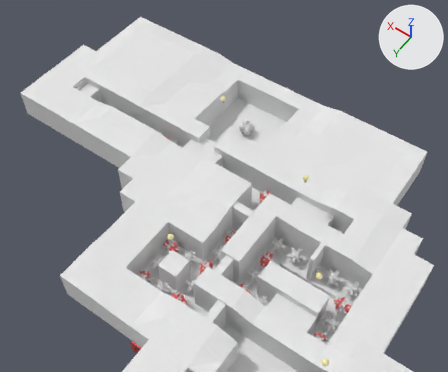
What one commit did to the Blender file etc/blend/levels/DeadEnd.blend.
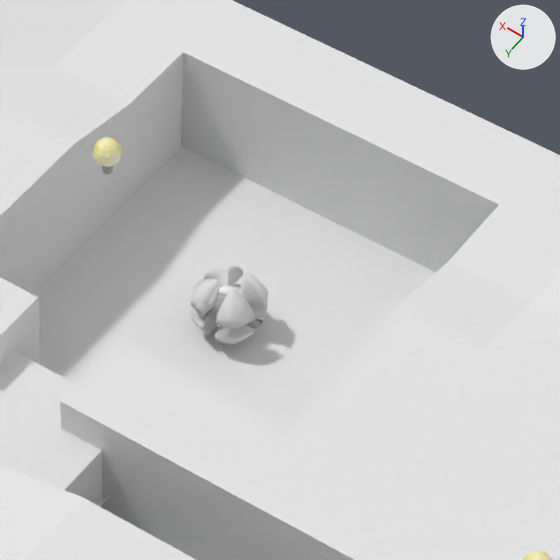
Each version appears first from a 50 mm lens placed at (-11.68, 8.9, 25.36), pointed at (0.6, -8.29, -1.66), and next in a close-up on the part from 45% to 69% of the width and 19% to 48% of the height. The lights are fixed; the arrows at upper right show +X, +Y and +Z.

Objects in the first close-up: 'DeadEnd_b3', 'DeadEnd_b4', 'Light.005', 'Player'.
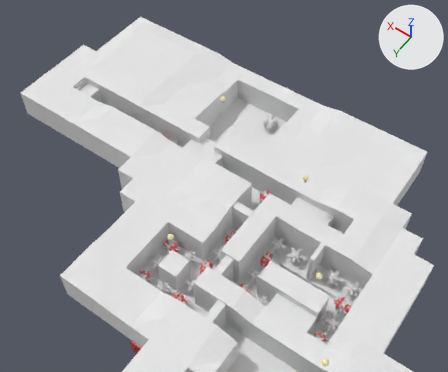
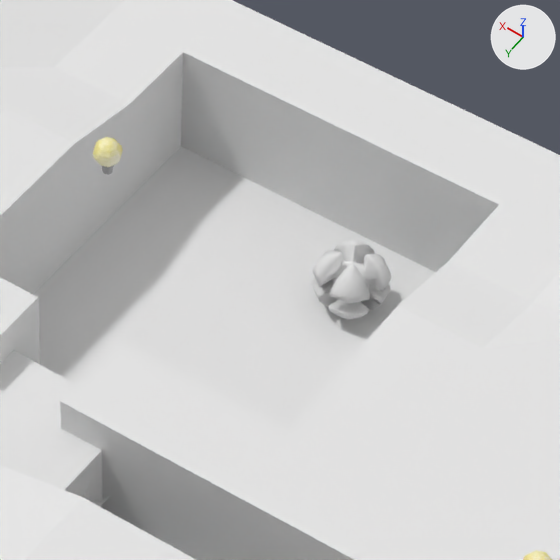
Location of each change, (x1, y1, x2, y2) in pixels of the close-ups (560 x 560 px):
'Player', moved, turned
    before: (190, 264, 269, 344)
    after: (312, 240, 392, 320)

The edits, one by one:
Object 'Player' (ob_player) moves from (1.0, -11.0, 0.39) to (0.14, -12.05, 0.39).
Object 'Player' (ob_player) turns from (0, 0, 0) to (0, 0, -16) degrees about x, y and z.
